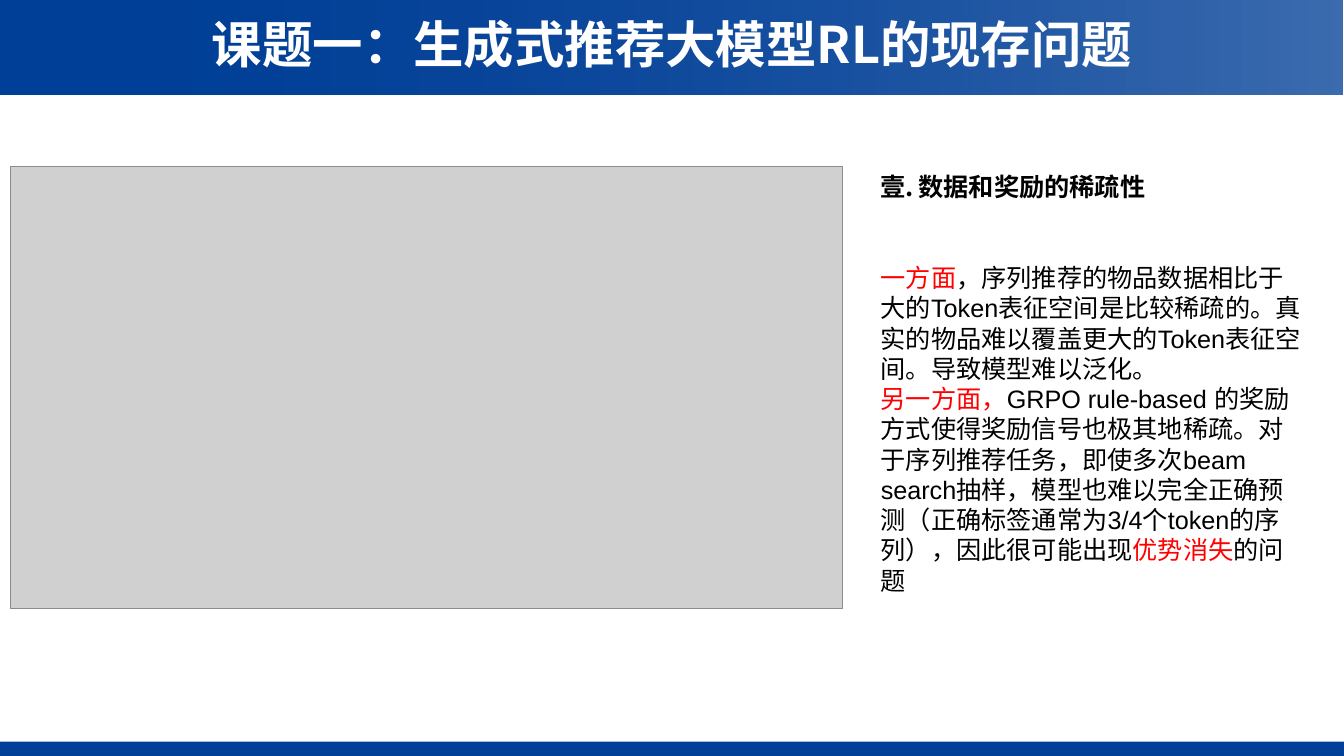
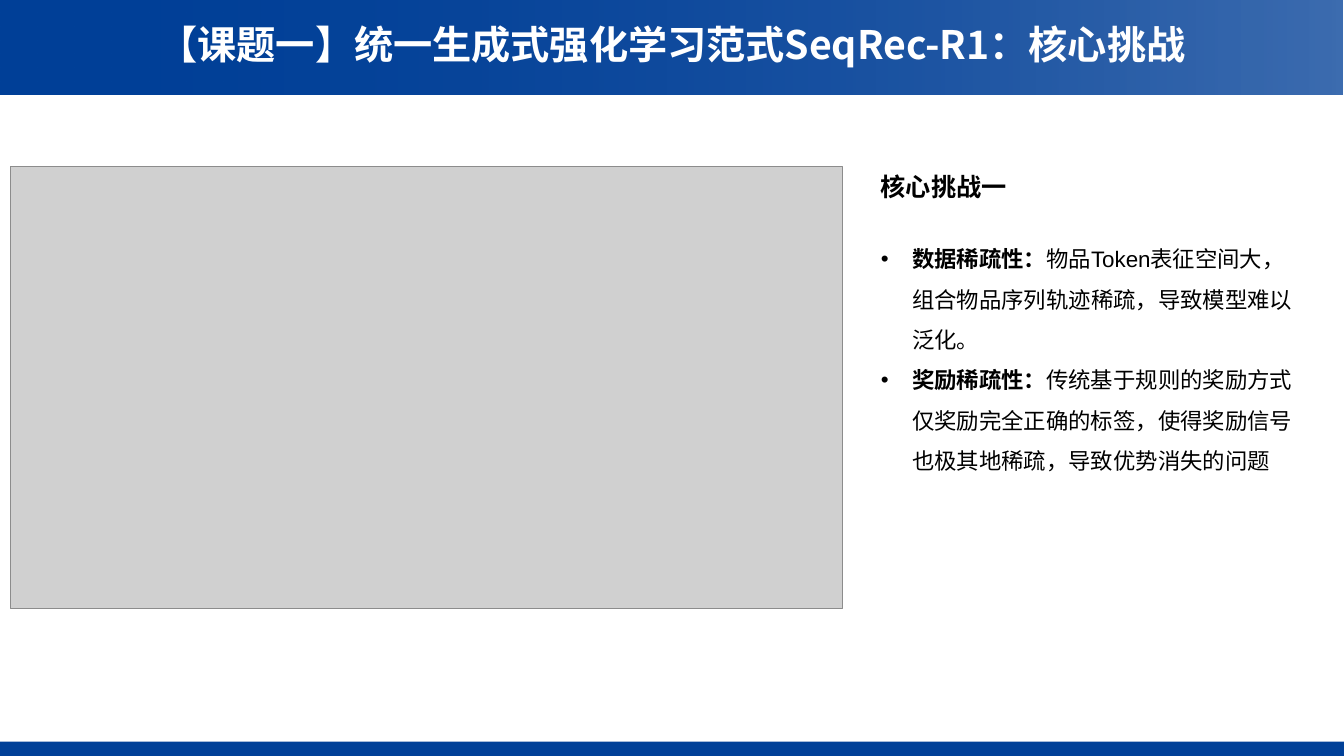
Before and after one commit to WncFht/GRec_public, a slide deck: slide 10 of 中期汇报.pptx (slide 9 before the commit). Drawn at 1344x756 pixels with LibreOffice and Linux fonts; fonts in the diff are those of the drawing; grey boxes stand for pictures; background and template pictures are left out. Boxes give left, top, right and bottom in pixels: in the first picture for what was removed or moved away, otherwise in the second. Text is boxed around its words. In the diff, an @@ line names an element or a change of style, - is before the commit and + after.

```diff
--- a/中期汇报.pptx
+++ b/中期汇报.pptx
@@ text at [159,25,1186,68]: text changed; size 36 to 28 pt @@
-课题一：生成式推荐大模型RL的现存问题
+【课题一】统一生成式强化学习范式SeqRec-R1：核心挑战
@@ text at [881,174,1292,472]: text changed; size 18 to 16 pt @@
-1. 数据和奖励的稀疏性
-一方面，序列推荐的物品数据相比于大的Token表征空间是比较稀疏的。真实的物品难以覆盖更大的Token表征空间。导致模型难以泛化。
-另一方面，GRPO rule-based 的奖励方式使得奖励信号也极其地稀疏。对于序列推荐任务，即使多次beam search抽样，模型也难以完全正确预测（正确标签通常为3/4个token的序列），因此很可能出现优势消失的问题
+核心挑战一
+• 数据稀疏性：物品Token表征空间大，组合物品序列轨迹稀疏，导致模型难以泛化。
+• 奖励稀疏性：传统基于规则的奖励方式仅奖励完全正确的标签，使得奖励信号也极其地稀疏，导致优势消失的问题
```
Also in this commit, not shown: 5 other slides changed, 14 slides added, 27 slides removed.
